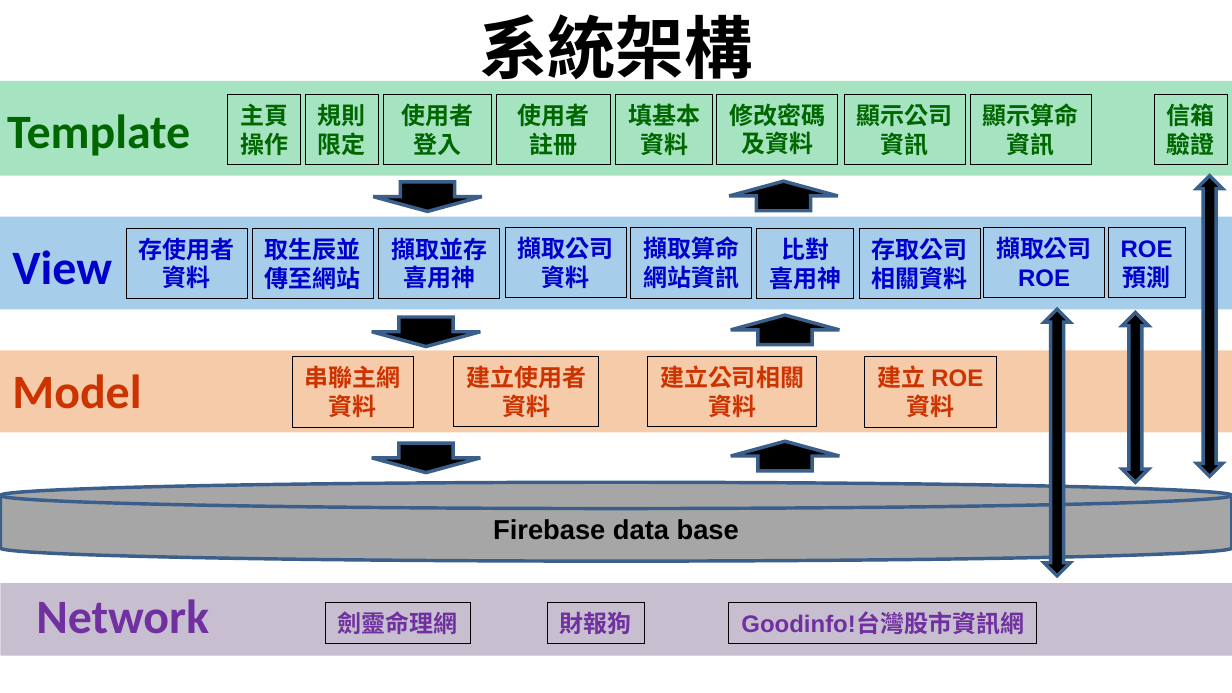
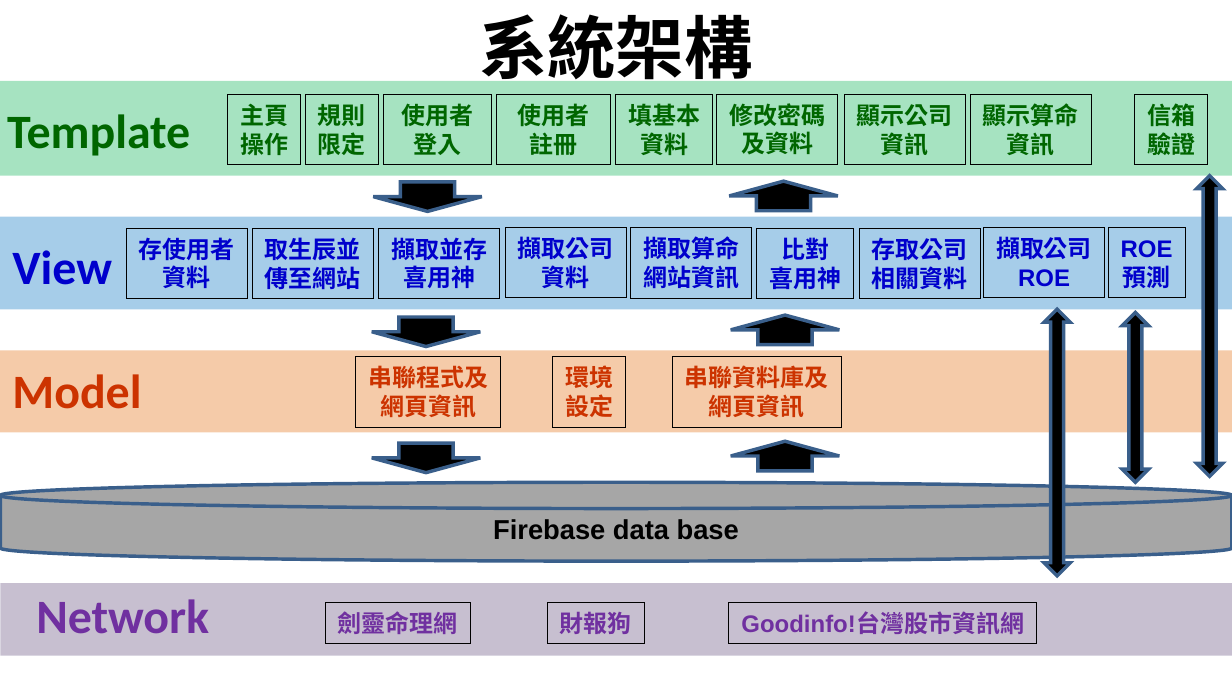
Before and after one commit to PoChiaoLin/nativityAnalysis, a slide deck: slide 4 of 套版 墨竹.pptx. Drawn at 1232x693 pixels with LibreOffice and Linux fonts; fonts in the diff are those of the drawing; background and template pictures are left out. Boxes give left, top, right and bottom in pixels: in the first picture for what was removed or moved away, otherwise in the second. Text is boxed around its words. In the diff, an @@ line names an element or a change of style, - is before the commit and + after.

```diff
--- a/套版 墨竹.pptx
+++ b/套版 墨竹.pptx
@@ rectangle "信箱": place and size @@
-rectangle "信箱" at box(1154, 95, 1227, 165)
+rectangle "信箱" at box(1135, 95, 1207, 165)
@@ rectangle "串聯程式及": place and size @@
-rectangle "串聯程式及" at box(292, 357, 413, 428)
+rectangle "串聯程式及" at box(356, 357, 501, 428)
@@ rectangle removed at box(453, 356, 599, 426) @@
-建立使用者
-資料
@@ rectangle added at box(553, 357, 626, 428), outline #000000 0 pt, 14 pt, text #CC3300, bold @@
+環境
+設定
@@ rectangle "串聯資料庫及": place and size @@
-rectangle "串聯資料庫及" at box(647, 356, 817, 426)
+rectangle "串聯資料庫及" at box(671, 357, 841, 428)
@@ rectangle removed at box(865, 357, 997, 428) @@
-建立 ROE
-資料
@@ text in rectangle at box(368, 365, 488, 417): text changed @@
-串聯主網
-資料
+串聯程式及
+網頁資訊
@@ text in rectangle at box(685, 365, 829, 417): text changed @@
-建立公司相關
-資料
+串聯資料庫及
+網頁資訊
```
Also in this commit, not shown: 9 other slides changed, 3 slides added, 5 other files.
